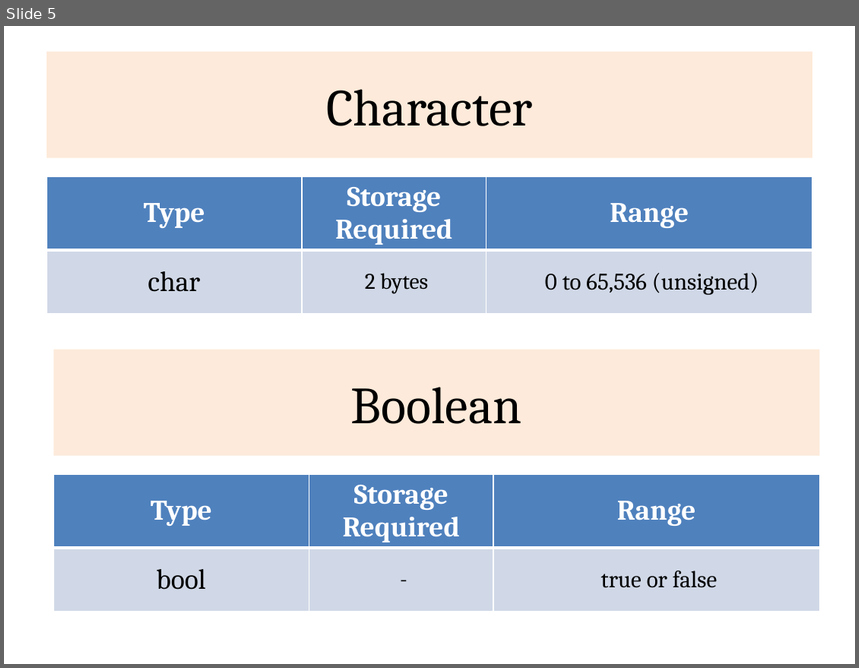
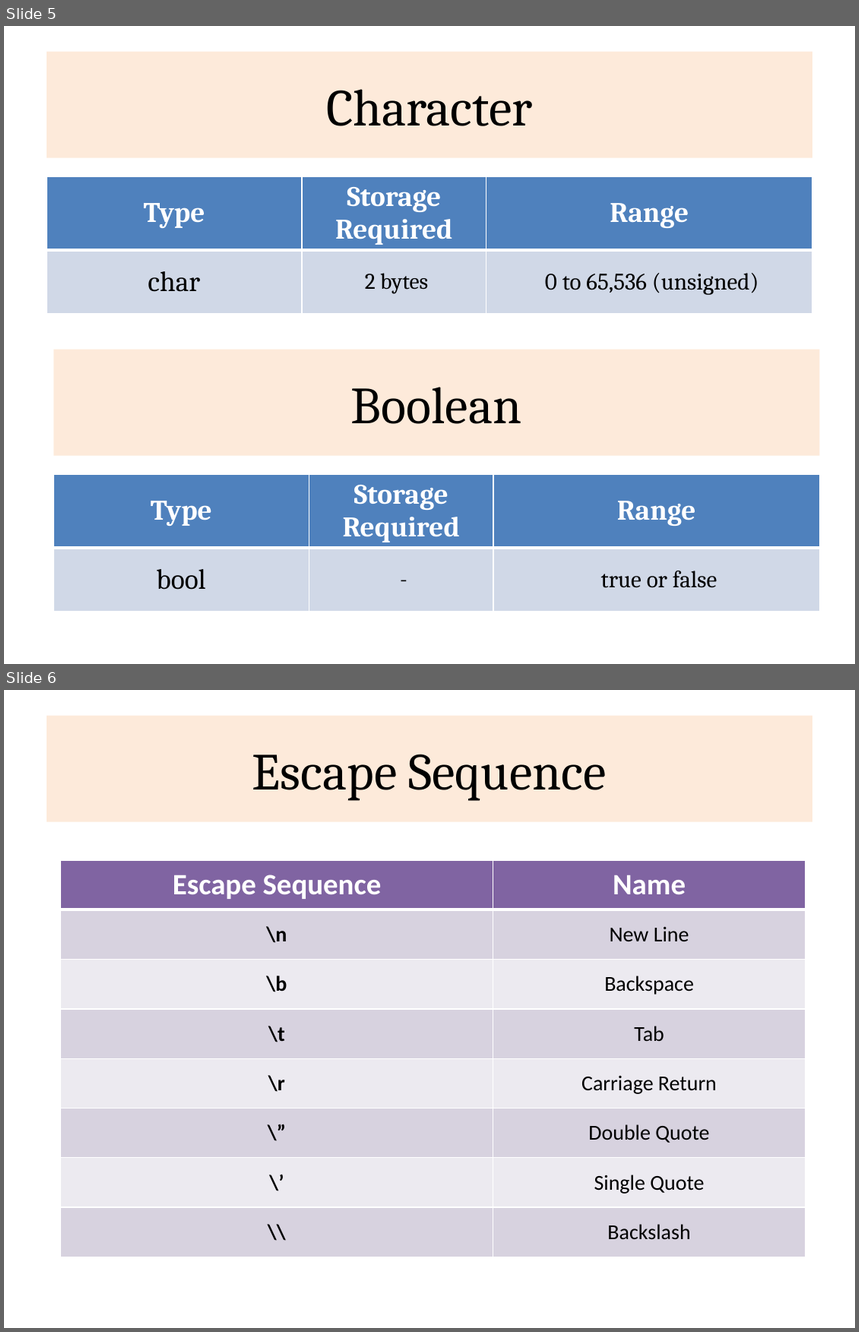
Before and after one commit to rajasekaran36/CS8392-OOPS, a slide deck: Slides/Unit 1/CS8382_U1_6_DataTypes.pptx. Shown one above the other, each under a label of ours: slide 5 before the commit, slides 5 and 6 after it. The pictures are 859x668 and 859x1332 pixels, drawn with LibreOffice and Linux fonts; fonts in the diff are those of the drawing. Boxes give left, top, right and bottom in pixels: in the first picture for what was removed or moved away, otherwise in the second. Text is boxed around its words. In the diff, an @@ line names an element or a change of style, - is before the commit and + after.

```diff
--- a/Slides/Unit 1/CS8382_U1_6_DataTypes.pptx
+++ b/Slides/Unit 1/CS8382_U1_6_DataTypes.pptx
@@ slide 6 added at [4,690,855,1328], background #FFFFFF @@
@@ title added at [47,716,813,822], fill #FDEADA, 44 pt, text #000000 @@
+Escape Sequence
@@ table added at [61,860,806,1258], 8 rows, 2 columns @@
+Escape Sequence | Name
+\n | New Line
+\b | Backspace
+\t | Tab
+\r | Carriage Return
+\” | Double Quote
+\’ | Single Quote
+\\ | Backslash
```
Also in this commit, not shown: 2 other slides added, 1 slide removed, 39 other files.
